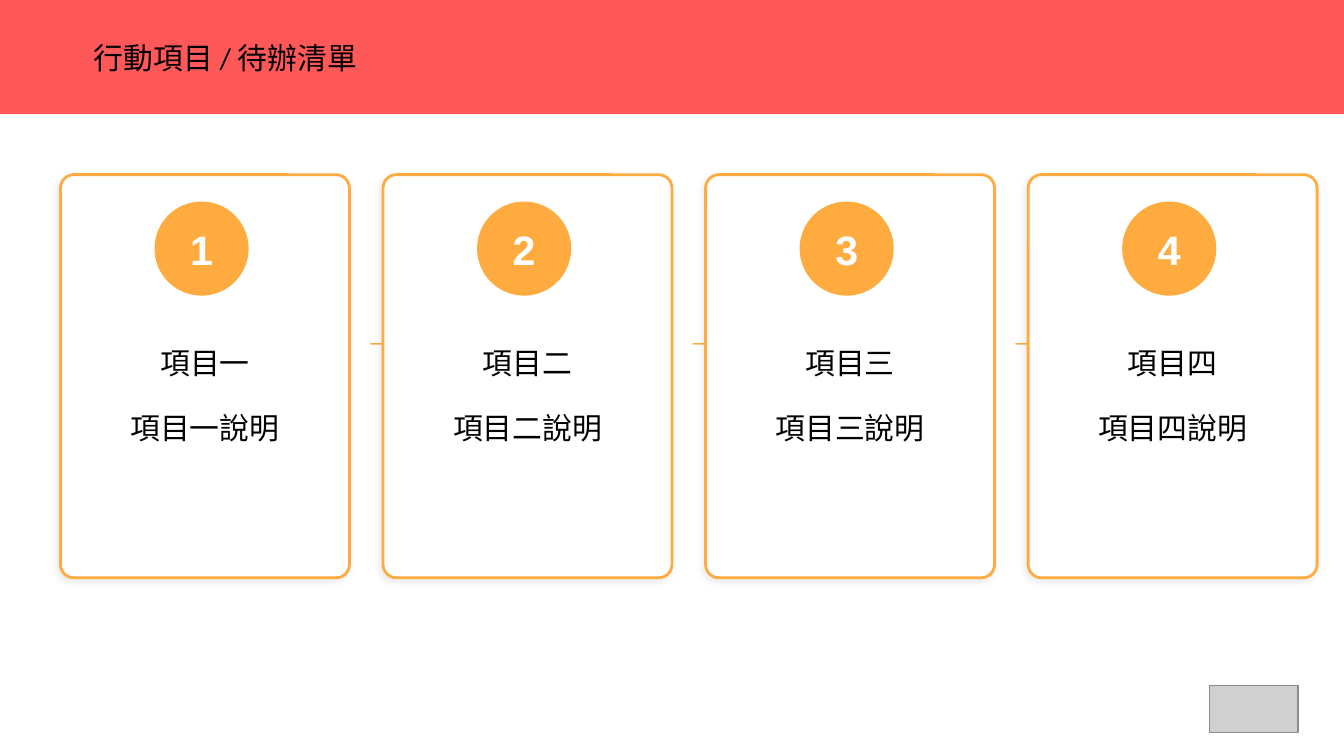
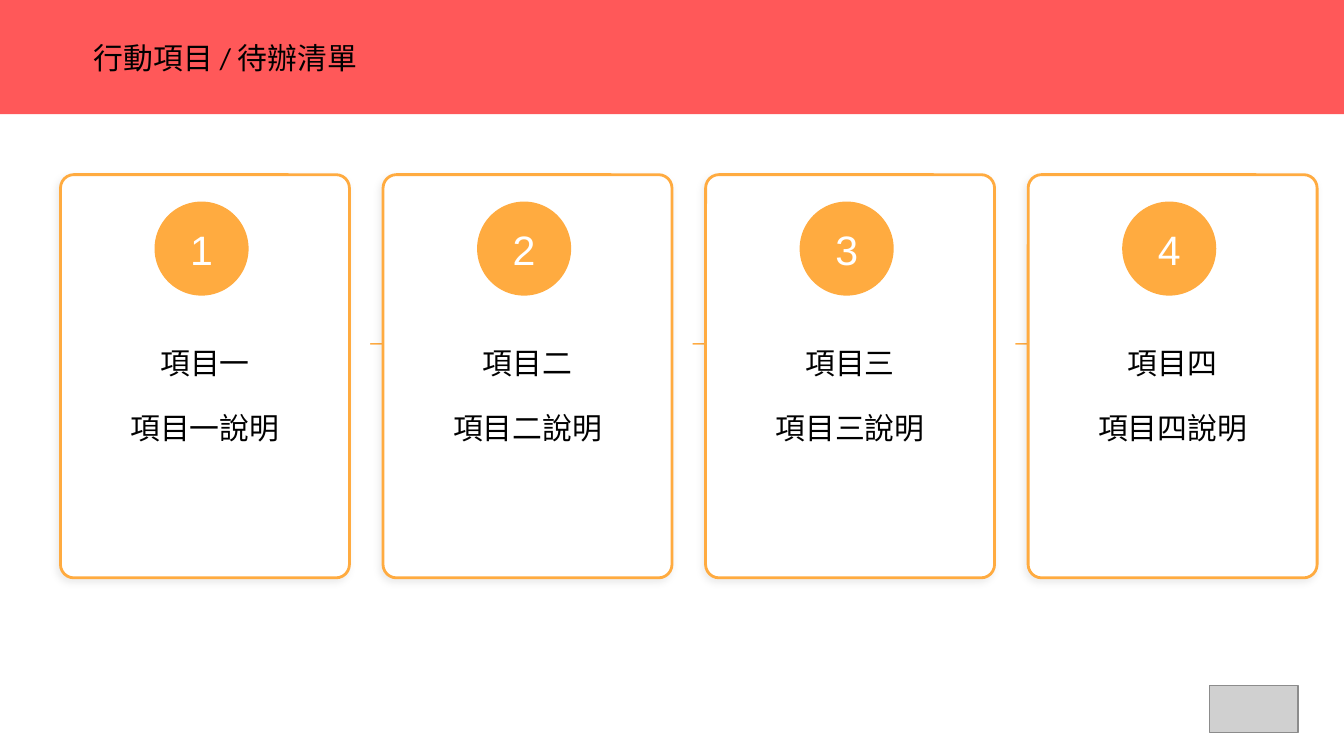
Before and after one commit to orangeapple-HsienAn/claude-pptx-framework, a slide deck: slide 7 of guided/templates/pptx/通用簡報模板_TEMPLATE.pptx. Drawn at 1344x756 pixels with LibreOffice and Linux fonts; fonts in the diff are those of the drawing; grey boxes stand for pictures. Boxes give left, top, right and bottom in pixels: in the first picture for what was removed or moved away, otherwise in the second. Text is boxed around its words. In the diff, an @@ line names an element or a change of style, - is before the commit and + after.

```diff
--- a/guided/templates/pptx/通用簡報模板_TEMPLATE.pptx
+++ b/guided/templates/pptx/通用簡報模板_TEMPLATE.pptx
@@ bold off in 4 elements at bbox=[190, 236, 213, 265], bbox=[513, 236, 536, 265], bbox=[835, 236, 858, 266], bbox=[1158, 236, 1181, 265] @@
```
Also in this commit, not shown: 4 other slides changed, 3 other files.
